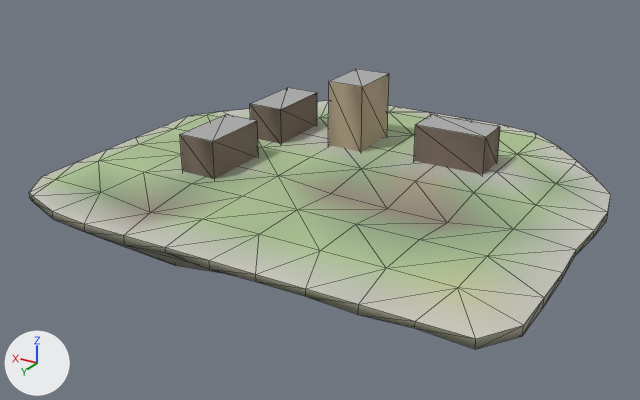
An edit to the glTF model godot_project/remake/sky/islands/SKY-031.lod1.glb, drawn before and after from the same camera.
Before and after are seen from a 50 mm camera at (-80.9, 139.2, 64.4) aimed at (2.9, -0.5, -5.5). Every picture has the same lights, and +X, +Y and +Z are marked at lower left. The older version comes first. Mesh edges are drawn as thin lines. Vertices at exactly the same position are counted once.

Names of what the first picture shows: 'buildings', 'deck', 'rock'.
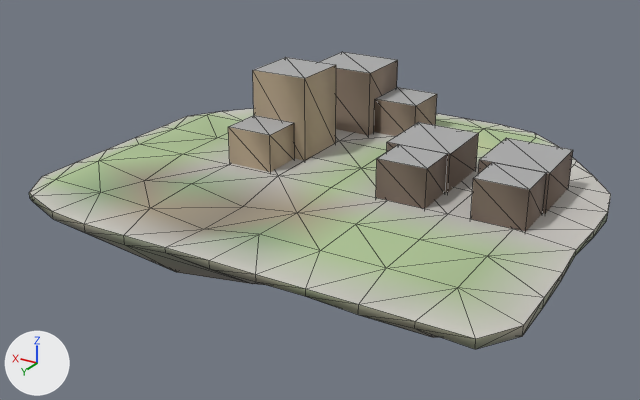
What differs and where, as boxes (x1, y1, x2, y2) in the pictures (640 x 400 px; the box of a moved part takes in the faces that stretch with it):
'buildings', reshaped (8% wider, 63% taller): before (180, 69, 500, 179); after (228, 52, 573, 232)
part 1 of me_deck, edited (looks the same): (86, 165, 611, 339) in both
part 2 of me_deck, recoloured: before (110, 112, 516, 288); after (110, 120, 513, 288)
part 3 of me_deck, recoloured: before (258, 112, 574, 296); after (184, 129, 574, 296)
part 4 of me_deck, recoloured: before (238, 118, 589, 230); after (229, 129, 589, 230)
part 5 of me_rock, moved or reshaped (mostly hidden): before (89, 233, 225, 274); after (61, 222, 438, 337)
part 6 of me_buildings, moved or reshaped: before (250, 87, 317, 144); after (253, 57, 336, 160)
part 7 of me_buildings, moved or reshaped: before (180, 114, 258, 179); after (228, 115, 295, 172)
part 8 of me_buildings, moved or reshaped: before (414, 115, 500, 175); after (387, 122, 479, 193)
part 9 of me_buildings, moved or reshaped: before (328, 69, 389, 152); after (376, 144, 448, 209)
part 10 of me_buildings, added: after (478, 138, 573, 214)
part 11 of me_buildings, added: after (471, 162, 547, 232)
part 12 of me_buildings, added: after (320, 52, 437, 136)

The edits, one by one:
me_deck is used by ob_deck; location (0.0, 0.0, 0.0).
me_deck had 90 vertices, 140 faces and spanned x -50.4..49.0, y -48.4..40.4, z -1.6..0.0.
me_deck now has 90 vertices, 140 faces and spans x -50.4..49.0, y -48.4..40.4, z -2.2..0.0.
me_deck part 1: 18 faces centred in x -46.4..29.3, y -39.9..36.4, z -0.5..0.0 are repainted in the vertex colours; the middle colour goes from greyish green #a9bf91 to grey #bebdb6.
me_deck part 2: 36 faces centred in x -34.4..37.6, y -39.6..32.4, z -1.0..0.0 are repainted in the vertex colours; the middle colour goes from greyish green #a9bf91 to greyish green #a9b28c.
me_deck part 3: 23 faces centred in x -42.4..25.6, y -35.6..32.4, z -1.1..0.0 are repainted in the vertex colours; the middle colour goes from greyish green #a9be91 to light grey #c4c2bb.
me_deck part 4: 15 faces centred in x -42.4..17.6, y -27.6..0.4, z -1.2..0.0 are repainted in the vertex colours; the middle colour goes from greyish green #a9b189 to light grey #c5c2bc.
Edits to the shape of me_deck do not show in these pictures.
me_rock is used by ob_rock; location (0.0, 0.0, 0.0).
me_rock had 92 vertices, 144 faces and spanned x -50.4..49.0, y -48.4..40.4, z -20.7..0.0.
me_rock now has 92 vertices, 144 faces and spans x -50.4..49.0, y -48.4..40.4, z -23.0..0.0.
me_rock part 5: 16 of 92 vertices moved; they spanned x -32.4..21.6, y -31.6..22.4, z -20.7..-6.8 and now span x -32.4..21.6, y -31.6..22.4, z -23.0..-7.4; mean shift (0.0, 0.0, -1.4); largest move (-14.4, -13.6, -20.7) -> (-14.4, -13.6, -23.0).
me_buildings is used by ob_buildings; location (0.0, 0.0, 0.0).
me_buildings had 32 vertices, 40 faces and spanned x -24.6..27.3, y -28.1..12.1, z -0.5..14.1.
me_buildings now has 63 vertices, 80 faces and spans x -41.1..22.0, y -39.7..4.2, z -0.5..17.3.
me_buildings part 6: the loose piece of 8 vertices spanning x 19.3..27.3, y -26.6..-11.6, z -0.5..7.7 is scaled about its middle by (1.56, 0.833, 2.17), then moved by (-7.6, 7.4, 4.8).
me_buildings part 7: the loose piece of 8 vertices spanning x 19.3..27.3, y -2.9..12.1, z -0.5..7.7 is scaled about its middle by (1.25, 0.6, 1), then moved by (-6.3, -5.6, 0.0).
me_buildings part 8: the loose piece of 8 vertices spanning x -24.6..-9.6, y -25.0..-17.0, z -0.5..7.7 is scaled about its middle by (0.867, 1.75, 1), then moved by (1.2, 9.2, 0.0).
me_buildings part 9: the loose piece of 8 vertices spanning x 2.2..10.2, y -28.1..-16.1, z -0.5..14.1 is scaled about its middle by (1.25, 0.75, 0.562), then moved by (-23.1, 21.8, -3.2).
me_buildings part 10: the loose piece of 8 vertices spanning x -24.6..-9.6, y -25.0..-17.0, z -0.5..7.7 is copied, and the copy is scaled about its middle by (0.867, 1.75, 1), then moved by (-17.5, 9.2, 0.0); it spans x -41.1..-28.1, y -18.8..-4.8, z -0.5..7.7.
me_buildings part 11: the loose piece of 8 vertices spanning x -24.6..-9.6, y -25.0..-17.0, z -0.5..7.7 is copied, and the copy is scaled about its middle by (0.667, 1.13, 1), then moved by (-18.5, 20.7, 0.0); it spans x -40.6..-30.6, y -4.8..4.2, z -0.5..7.7.
me_buildings part 12: a new loose piece of 15 vertices spanning x -4.2..20.3, y -39.7..-26.2, z -0.5..14.1, in mat_sky_lod_bldg.
